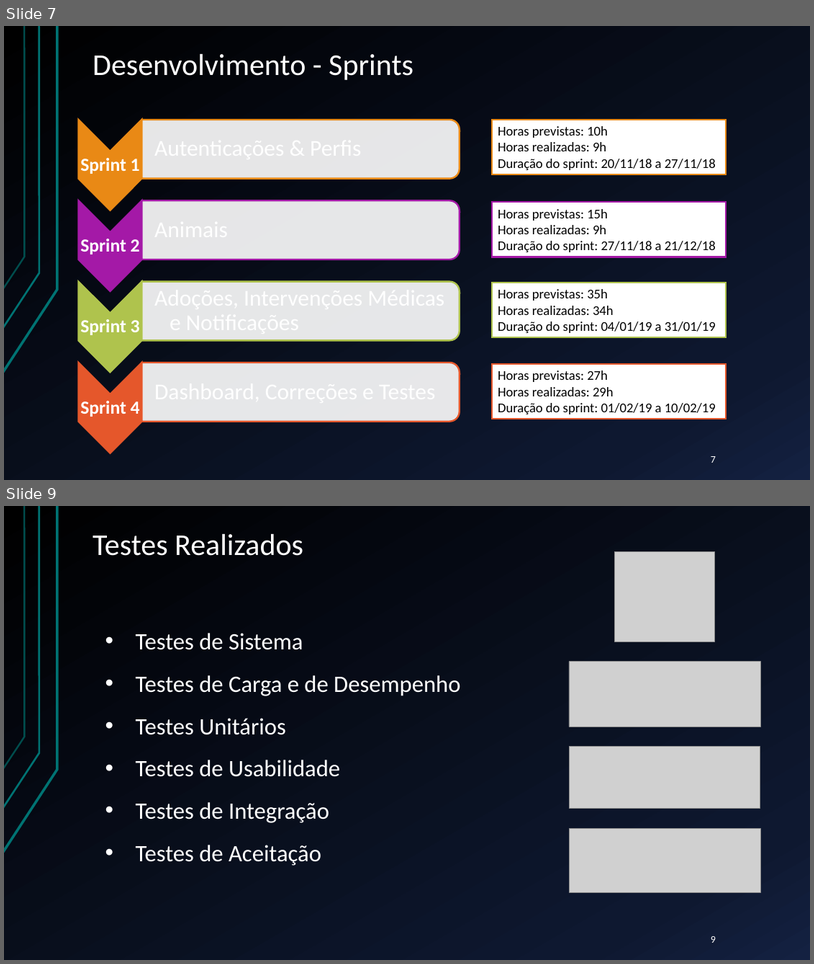
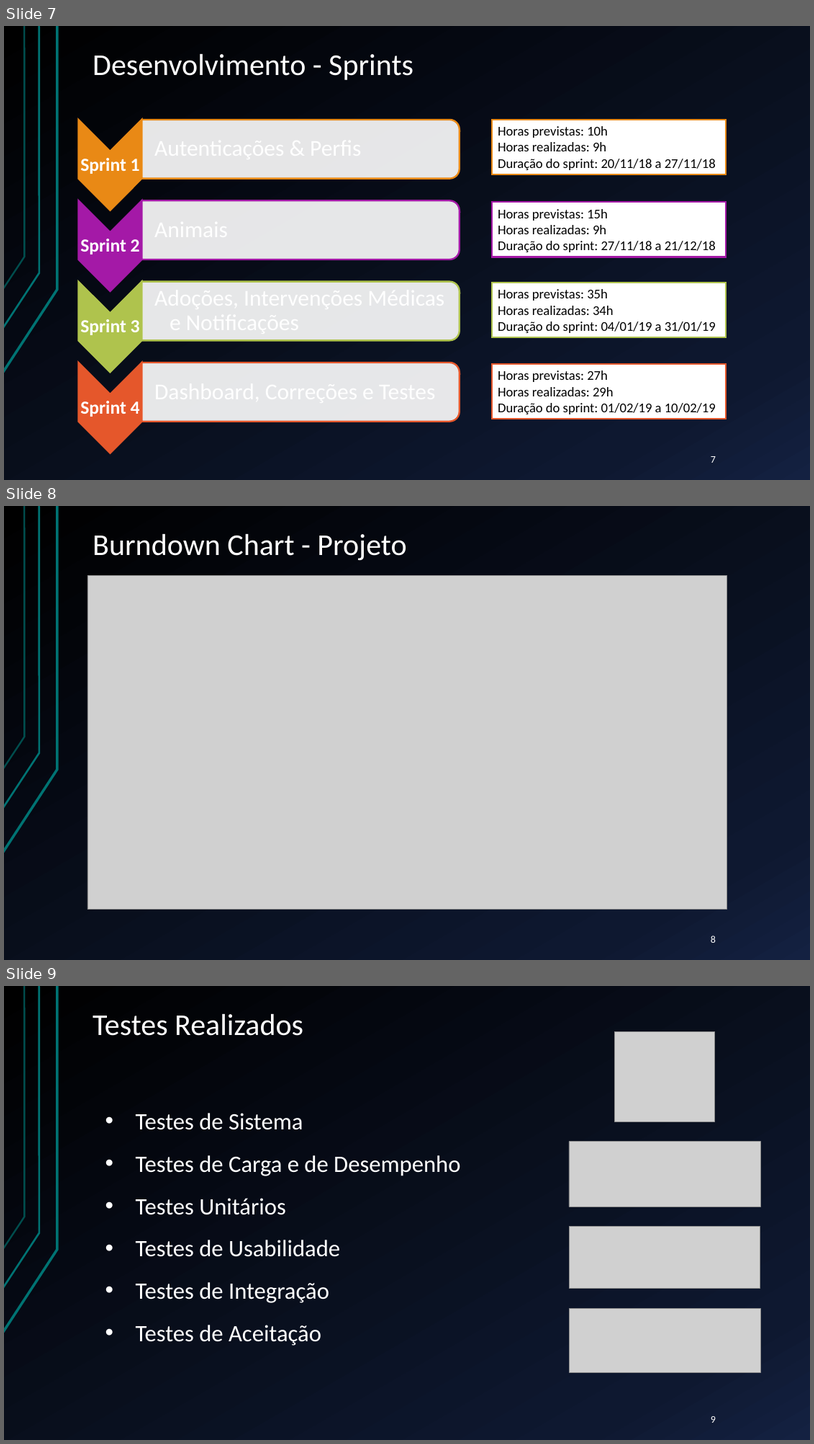
Before and after one commit to lodyny/ProjetoESW, a slide deck: Apresentacao.pptx. Shown one above the other, each under a label of ours: slides 7 and 9 before the commit, slides 7, 8 and 9 after it; the slides between them are not shown. The pictures are 814x964 and 814x1444 pixels, drawn with LibreOffice and Linux fonts; fonts in the diff are those of the drawing; grey boxes stand for pictures. Boxes give left, top, right and bottom in pixels: in the first picture for what was removed or moved away, otherwise in the second. Text is boxed around its words. In the diff, an @@ line names an element or a change of style, - is before the commit and + after.

```diff
--- a/Apresentacao.pptx
+++ b/Apresentacao.pptx
@@ slide 8 added at <box>4,506,810,960</box>, background gradient #000000 to #0F1931 to #142242; not listed: 3 template elements that a slide beside it also shows @@
@@ title added at <box>93,534,406,561</box>, 36 pt, text #FFFFFF @@
+Burndown Chart - Projeto
@@ picture added at <box>88,576,727,909</box> @@
@@ page number added at <box>711,935,716,942</box>, 12 pt, text #FFFFFF @@
+8
```
Also in this commit, not shown: 1 slide removed.
